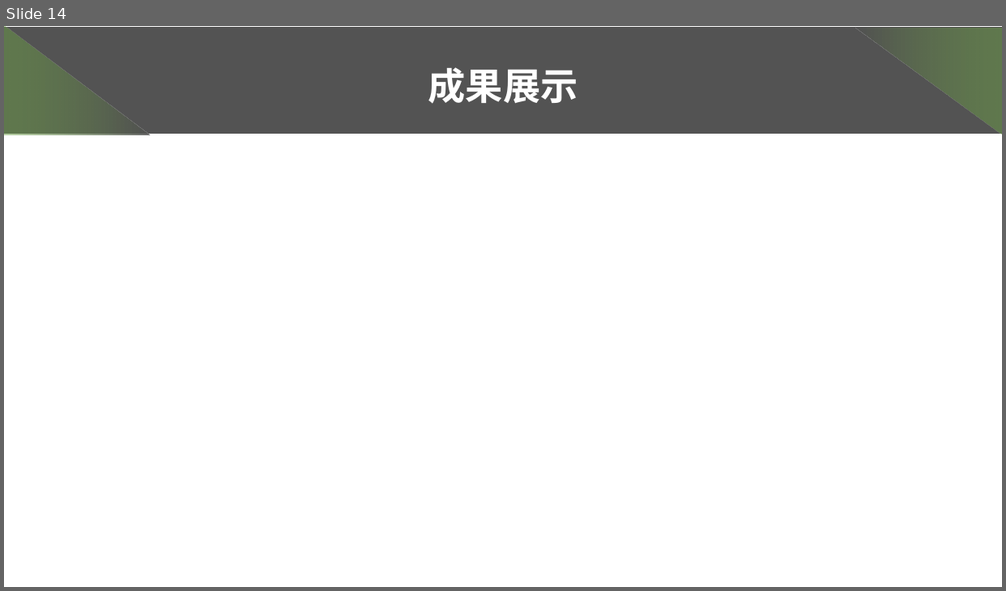
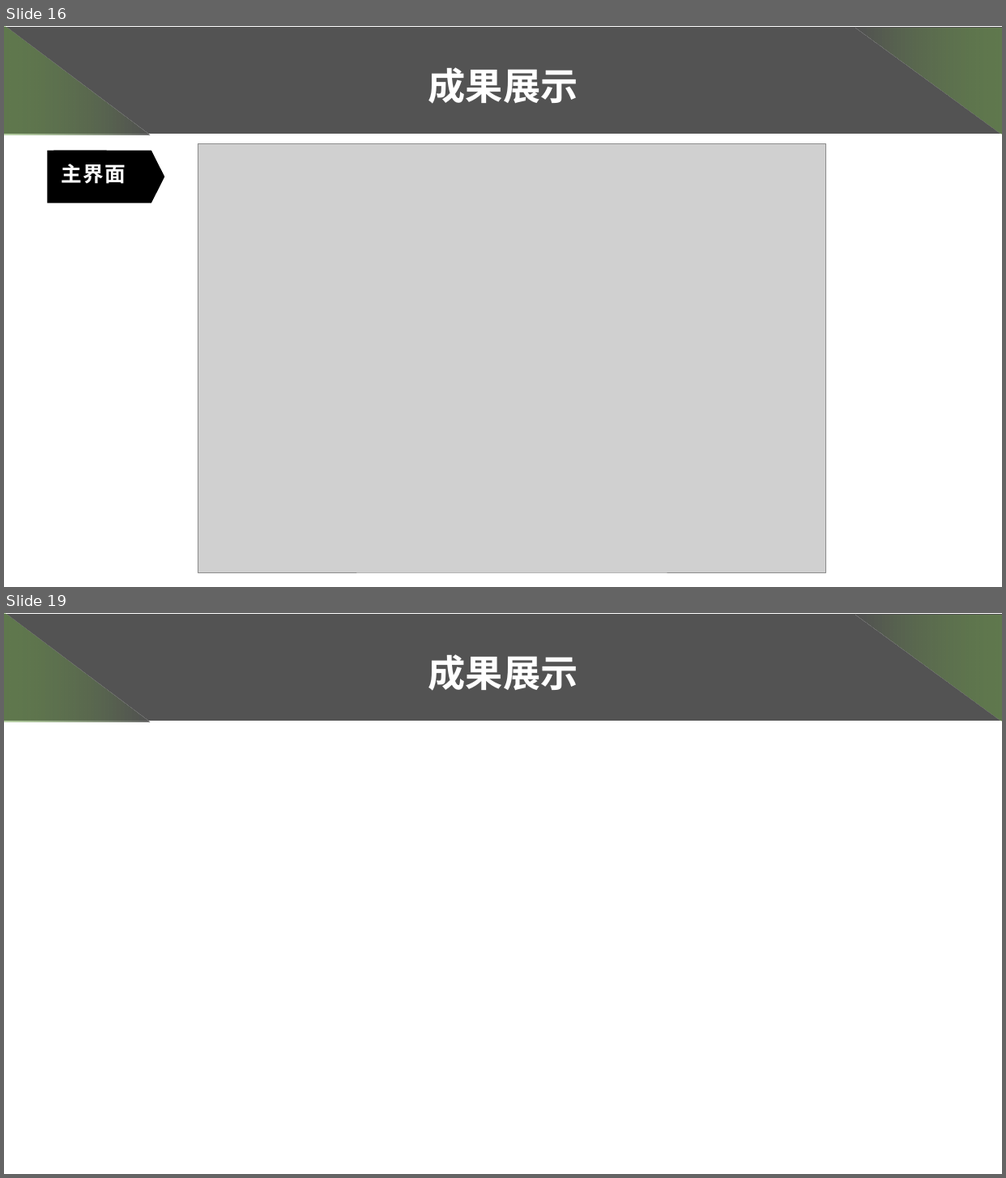
Before and after one commit to Erewhon-Lucy/BPLP_demo, a slide deck: 把你们的感想扔到这里/不向C语言低头小组.pptx. Shown one above the other, each under a label of ours: slide 14 before the commit, slides 16 and 19 after it; the slides between them are not shown. The pictures are 1006x591 and 1006x1178 pixels, drawn with LibreOffice and Linux fonts; fonts in the diff are those of the drawing; grey boxes stand for pictures. Boxes give left, top, right and bottom in pixels: in the first picture for what was removed or moved away, otherwise in the second. Text is boxed around its words. In the diff, an @@ line names an element or a change of style, - is before the commit and + after.

```diff
--- a/把你们的感想扔到这里/不向C语言低头小组.pptx
+++ b/把你们的感想扔到这里/不向C语言低头小组.pptx
@@ slide 16 added at box(4, 26, 1002, 587), background #FFFFFF @@
@@ group added at box(4, 26, 1002, 135): 2 right triangles, 1 rectangle, 1 text @@
+成果展示
@@ picture added at box(198, 144, 825, 574) @@
@@ pentagon arrow added at box(48, 150, 165, 203), fill #000000 @@
@@ pentagon arrow added at box(53, 150, 112, 173), fill #000000 @@
@@ rectangle added at box(53, 157, 151, 201), fill #000000, 20 pt, text #FFFFFF, bold @@
+主界面
@@ what was slide 14 is now slide 19 @@
```
Also in this commit, not shown: 1 slide changed, 5 other slides added, 2 other files.
